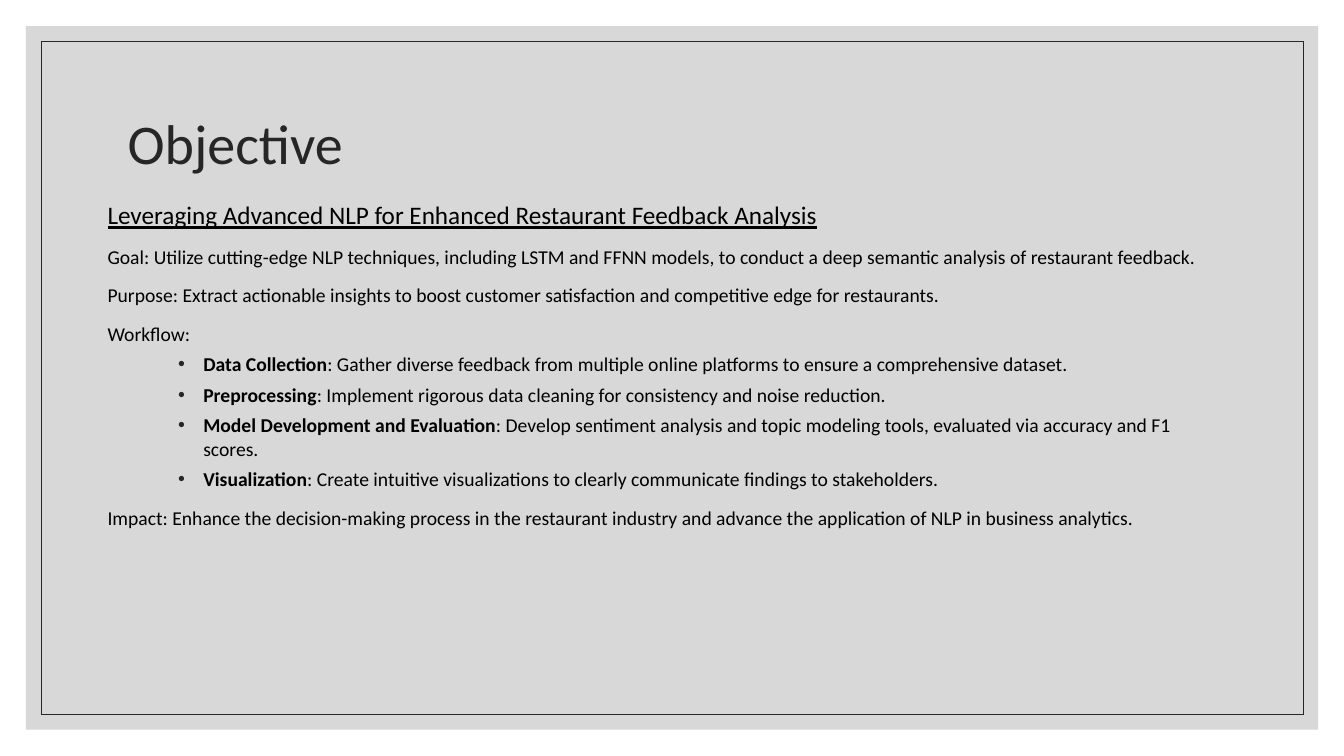
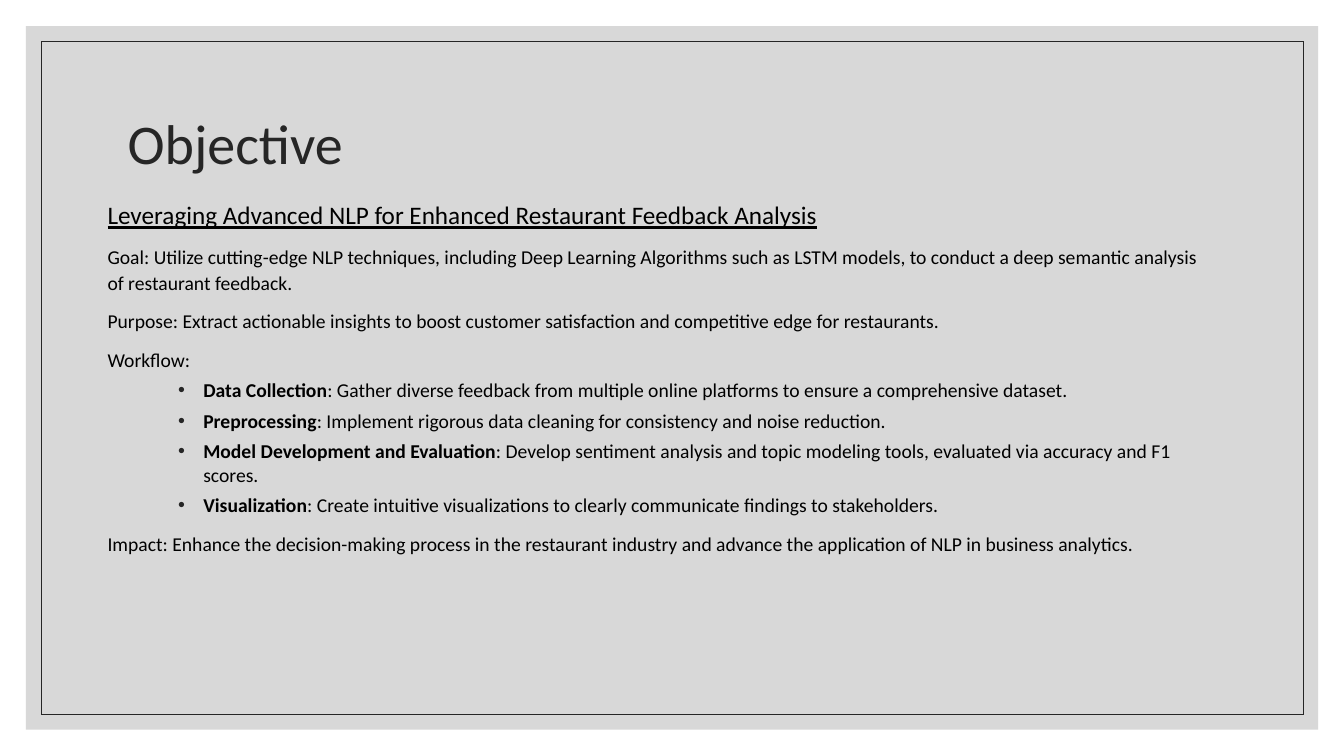
Before and after one commit to kvamsi7/mscs, a slide deck: slide 6 of CS5720-Neural Network and Deep Learning/NN_Final_Project/Documentation/Project Presentation.pptx. Drawn at 1344x756 pixels with LibreOffice and Linux fonts; fonts in the diff are those of the drawing. Boxes give left, top, right and bottom in pixels: in the first picture for what was removed or moved away, otherwise in the second. Text is boxed around its words. In the diff, an @@ line names an element or a change of style, - is before the commit and + after.

Commit message:
Add ppt

```diff
--- a/CS5720-Neural Network and Deep Learning/NN_Final_Project/Documentation/Project Presentation.pptx
+++ b/CS5720-Neural Network and Deep Learning/NN_Final_Project/Documentation/Project Presentation.pptx
@@ text at bbox=[108, 250, 1196, 290]: text changed @@
-Goal: Utilize cutting-edge NLP techniques, including LSTM and FFNN models, to conduct a deep semantic analysis of restaurant feedback.
+Goal: Utilize cutting-edge NLP techniques, including Deep Learning Algorithms such as LSTM models, to conduct a deep semantic analysis of restaurant feedback.
```
Also in this commit, not shown: 1 other slide changed.
